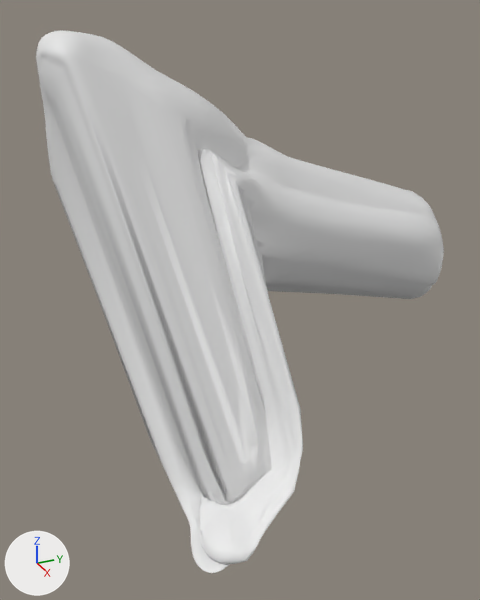
One commit to the glTF model dist/assets/skullbase/pf_medulla__koos_4.glb: the scene before it, then after it.
Rendered twice from a 50 mm camera at (59.5, 6.4, -18.8) aimed at (11.2, 28.1, -42.9). Lighting does not change. The marker at lower left points along +X, +Y and +Z. The older version comes first.

In view in the first picture: 'R'.
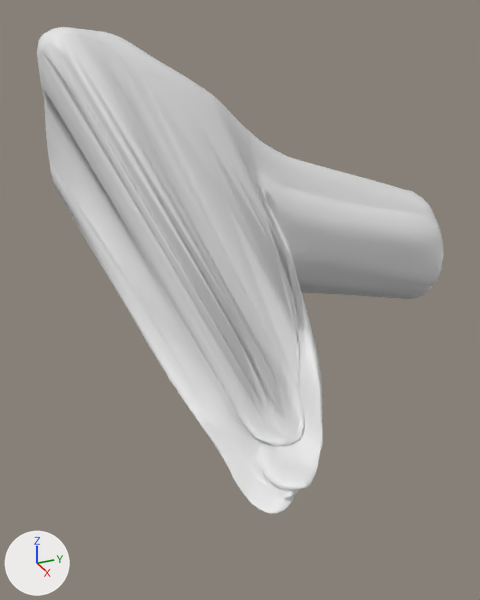
Where the change shows, as pixel boxes [x1, y1, x2, y2] in the pictures (480 x 600 px):
'R', reshaped, moved, rescaled (10% shorter)
    before: [36, 31, 444, 573]
    after: [37, 27, 444, 514]

The change, as a diff of the scene's bpy script:
```diff
--- a/dist/assets/skullbase/pf_medulla__koos_4.glb.py
+++ b/dist/assets/skullbase/pf_medulla__koos_4.glb.py
@@ me_r @@
 # used by ob_r; location = (12.68, 34.63, -40.06); scale = (20.0, 20.0, 20.0)
-me_r.from_pydata(...)  # 3042 vertices, 6080 faces; spans x -0.63..0.63, y -1.0..1.0, z -0.94..0.94
+me_r.from_pydata(...)  # 3042 vertices, 6080 faces; spans x -0.58..0.58, y -1.0..1.0, z -0.88..0.88
+# me_r part 1: 3042 of 3042 vertices moved; they spanned x -0.63..0.63, y -1.0..1.0, z -0.94..0.94 and now span x -0.58..0.58, y -1.0..1.0, z -0.88..0.88; mean shift (0.03, 0.14, -0.1)
@@ ob_r @@
 ob_r = bpy.data.objects.new('R', me_r)
-ob_r.location = (12.68, 34.63, -40.06)
+ob_r.location = (11.7, 34.69, -38.58)
 ob_r.scale = (20.0, 20.0, 20.0)
```
